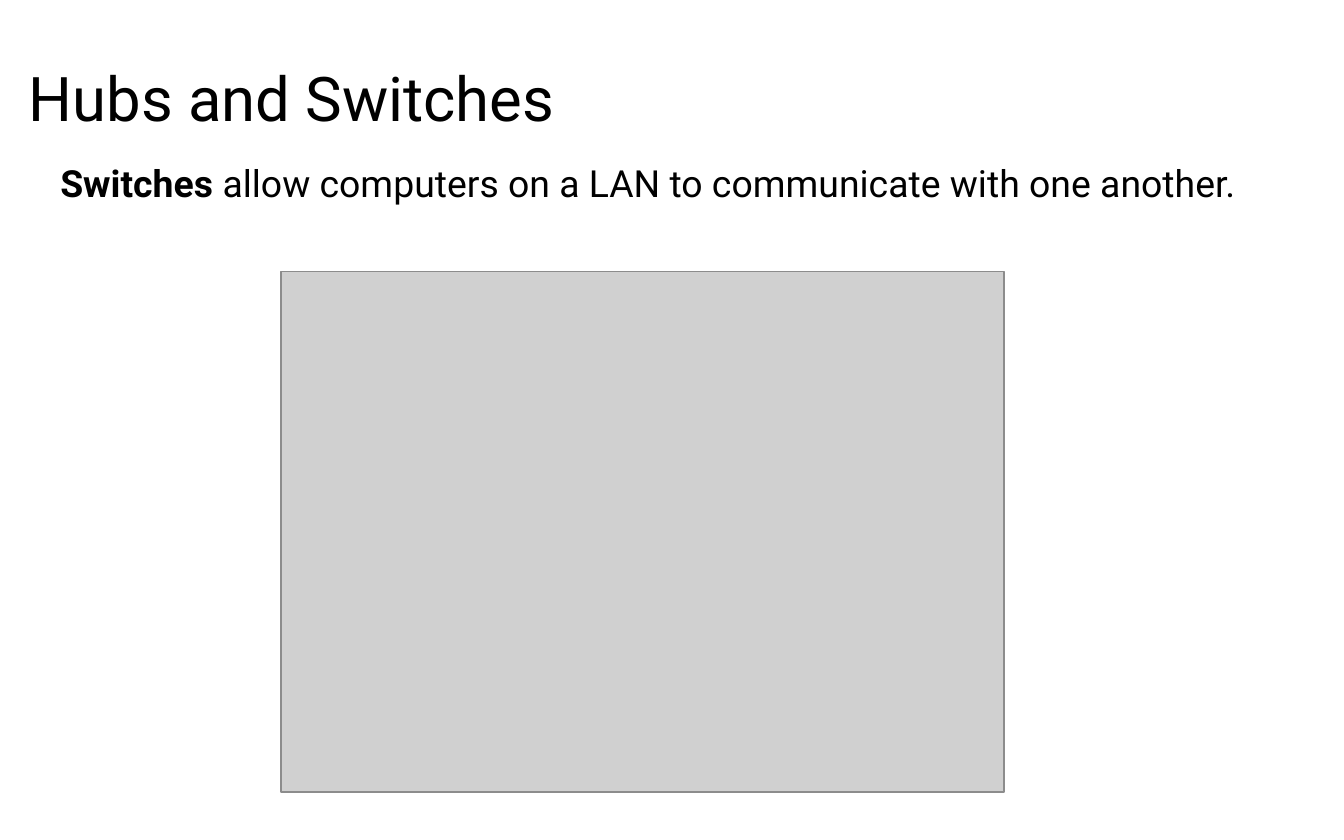
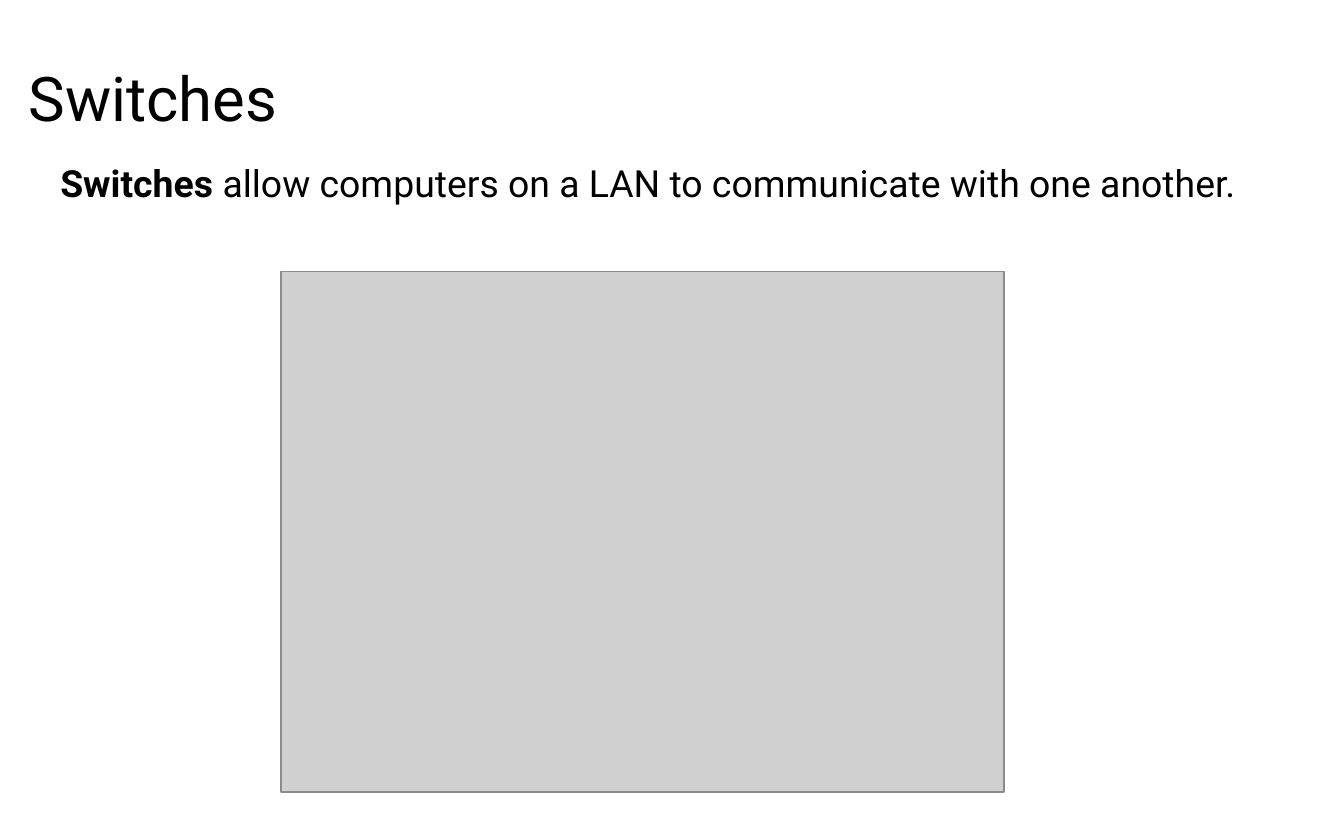
Before and after one commit to LongBaoNguyen/longbaonguyen.github.io, a slide deck: slide 6 of courses/apcsp/lect18.pptx. Drawn at 1344x840 pixels with LibreOffice and Linux fonts; fonts in the diff are those of the drawing; grey boxes stand for pictures. Boxes give left, top, right and bottom in pixels: in the first picture for what was removed or moved away, otherwise in the second. Text is boxed around its words. In the diff, an @@ line names an element or a change of style, - is before the commit and + after.

```diff
--- a/courses/apcsp/lect18.pptx
+++ b/courses/apcsp/lect18.pptx
@@ title at [29,74,277,122]: text changed @@
-Hubs and Switches
+Switches
```
Also in this commit, not shown: 1 other slide changed, 4 other files.
